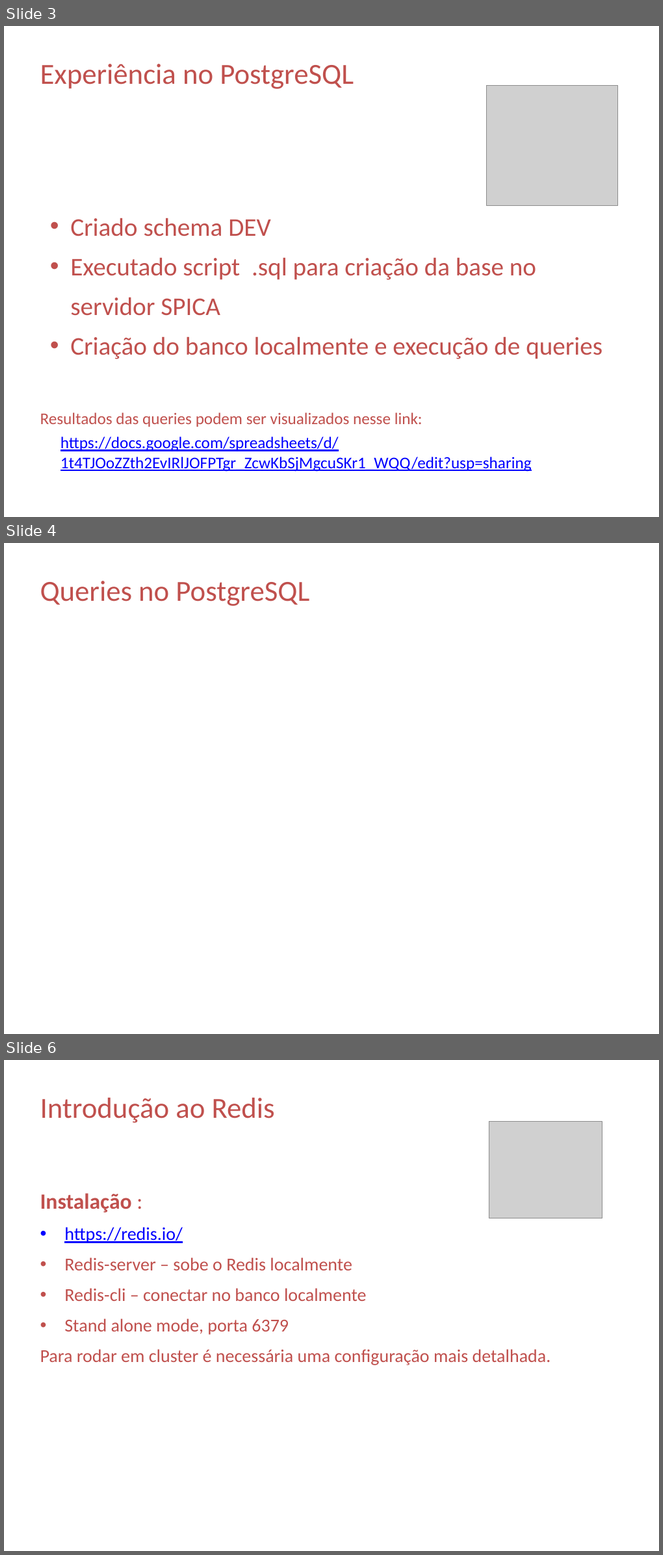
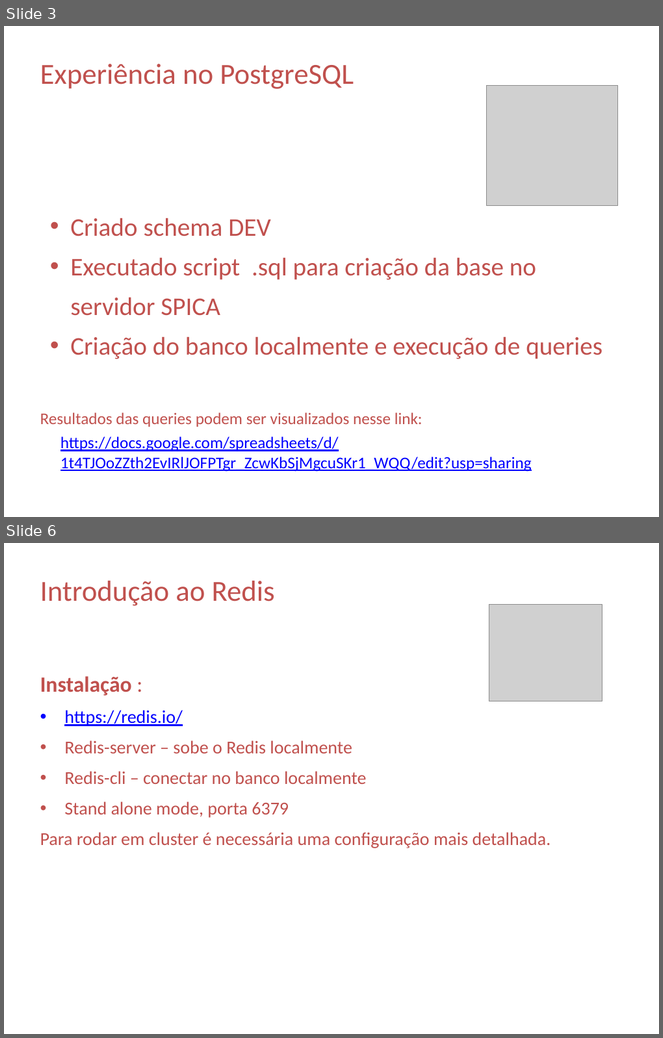
Before and after one commit to carolzamith/trabalhobd_mestrado, a slide deck: apresentaçãoBD.pptx. Shown one above the other, each under a label of ours: slides 3, 4 and 6 before the commit, slides 3 and 6 after it; the slides between them are not shown. The pictures are 663x1555 and 663x1038 pixels, drawn with LibreOffice and Linux fonts; fonts in the diff are those of the drawing; grey boxes stand for pictures. Boxes give left, top, right and bottom in pixels: in the first picture for what was removed or moved away, otherwise in the second. Text is boxed around its words. In the diff, an @@ line names an element or a change of style, - is before the commit and + after.

```diff
--- a/apresentaçãoBD.pptx
+++ b/apresentaçãoBD.pptx
@@ slide 4 removed at (4, 543, 659, 1034), background #FFFFFF @@
@@ text removed at (40, 581, 310, 606) @@
-Queries no PostgreSQL
```
Also in this commit, not shown: 4 slides changed, 5 slides added.
